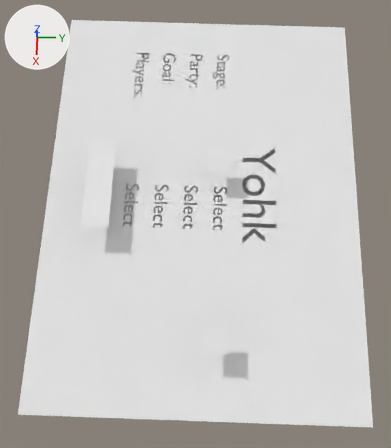
One commit to the Blender file start.blend: the scene before it, then after it.
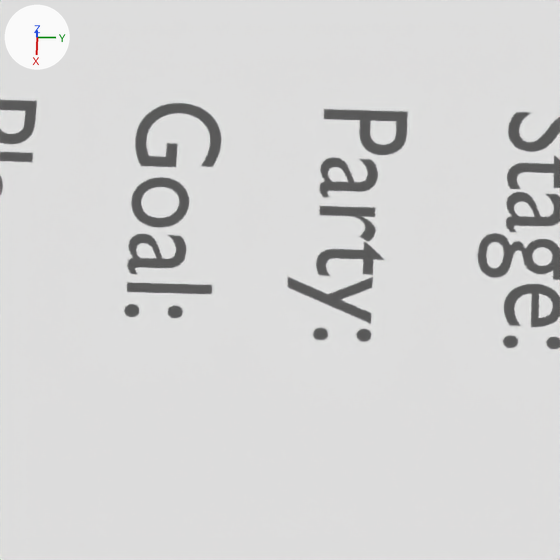
Old and new are each drawn whole from a camera (50 mm lens) standing at (0.743, 0.002, 1.786) and looking at (0.109, -0.02, 0.011) and again close up on the part from 37% to 57% of the width and 9% to 27% of the height. Every picture has the same lights, and +X, +Y and +Z are marked at upper left. Text is drawn in Blender's own font.

Names of what the first close-up shows: 'backdrop', 'text_goalConst', 'text_partyConst', 'text_playersConst', 'text_stageConst'.
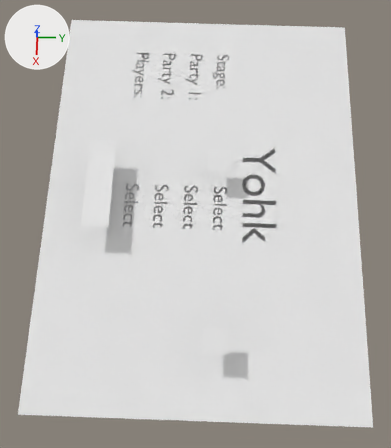
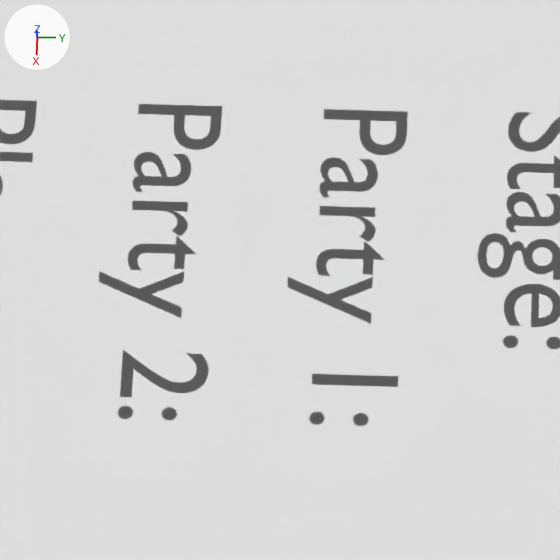
What changed in the scene script:
```text
Change txt_goalconst:
    txt_goalconst.body: 'Goal:' -> 'Party 2:'
Change txt_partyconst:
    txt_partyconst.body: 'Party:' -> 'Party 1:'
```

Pixel boxes [x1, y1, x2, y2] of what changed, in the close-ups (560 x 560 px):
'text_goalConst', text changed
    before: [124, 103, 221, 318]
    after: [99, 104, 222, 420]
'text_partyConst', text changed
    before: [288, 109, 408, 342]
    after: [288, 109, 408, 426]
